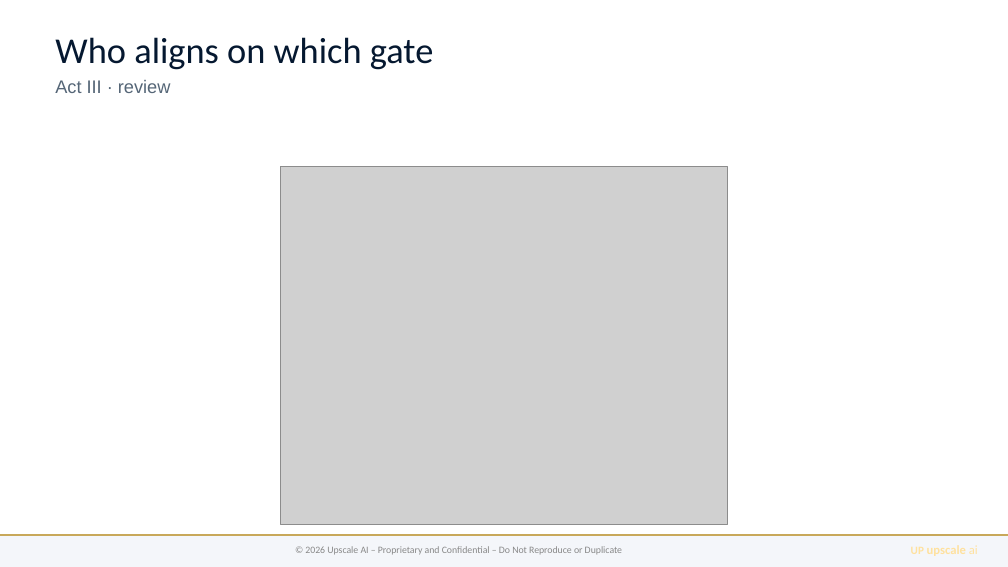
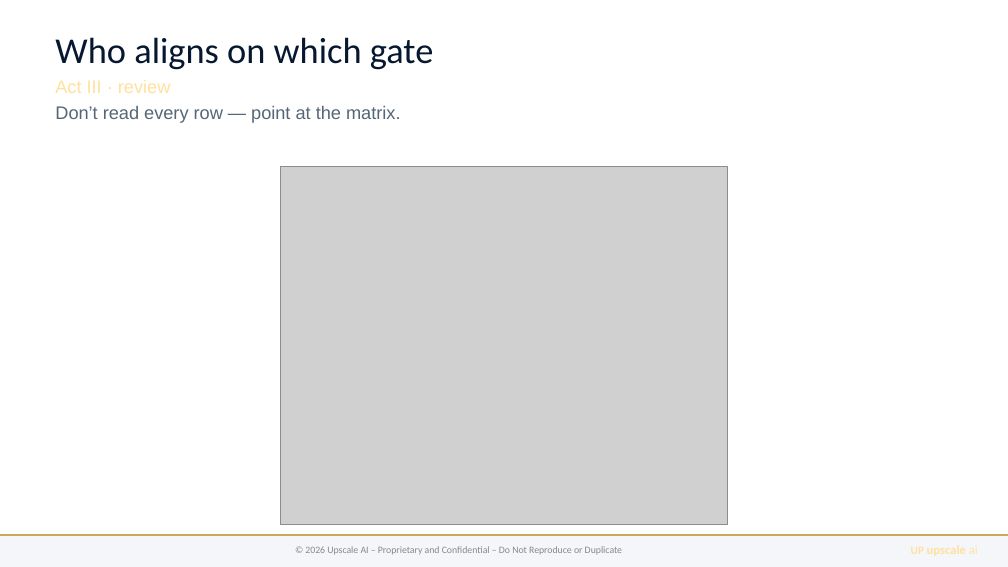
Before and after one commit to upscale-ai-network/agent-template, a slide deck: slide 6 of dt122/bugatti-qos-ccc.pptx. Drawn at 1008x567 pixels with LibreOffice and Linux fonts; fonts in the diff are those of the drawing; grey boxes stand for pictures. Boxes give left, top, right and bottom in pixels: in the first picture for what was removed or moved away, otherwise in the second. Text is boxed around its words. In the diff, an @@ line names an element or a change of style, - is before the commit and + after.

```diff
--- a/dt122/bugatti-qos-ccc.pptx
+++ b/dt122/bugatti-qos-ccc.pptx
@@ text "Who aligns on which gate" at <box>55,37,434,123</box>: text colour #556677 to #FFE19E in "Act III · review" @@
@@ text at <box>55,106,400,123</box>: paragraph added @@
+Don’t read every row — point at the matrix.
```
Also in this commit, not shown: 6 other slides changed, 7 other files.
